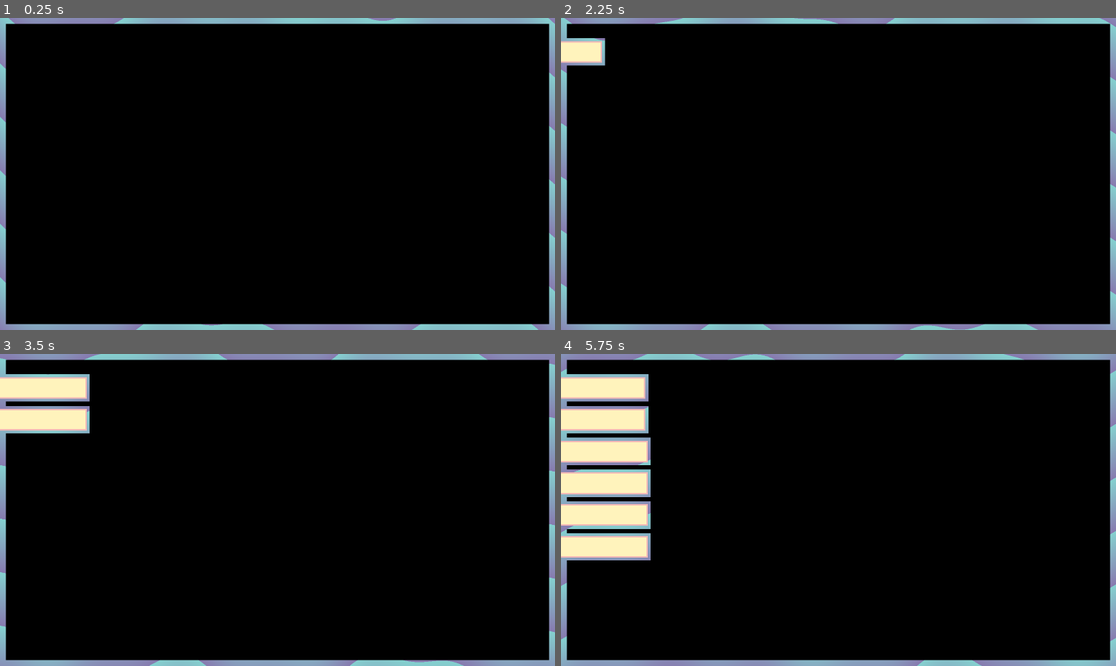
Above: before the commit, frames 1-4 (two rows, left to right).
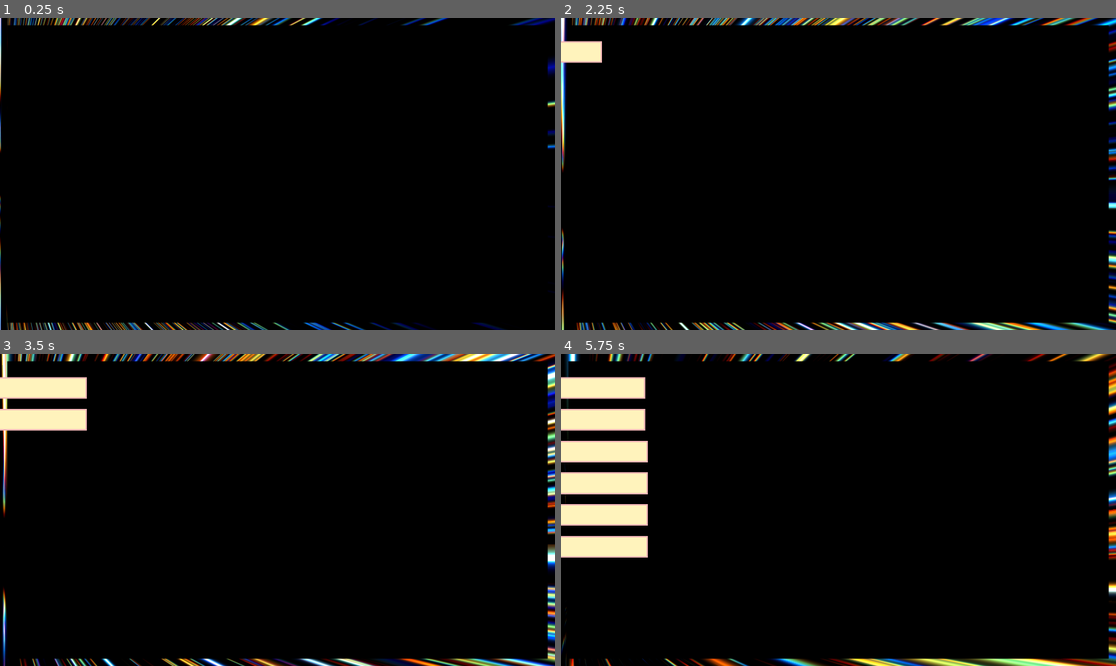
Above: after the commit, the same moments.

Repository: Daverinoe/stream-overlay
Game: Godot game, scene res://source/main.tscn
The game is run twice, just before and just after one commit, with the same random seed, the same clock (stepped at 60 frames per second) and the same inputs.
Inputs:
- Up to frame 1 (0.25 s): no input
- Up to frame 2 (2.25 s): no input
- Up to frame 3 (3.5 s): no input
- Up to frame 4 (5.75 s): no input

The runs differ from the first frame. In frame 1, 6.5% of the frame differs, in the area x 0-100%, y 0-100%; in frame 2, 7.0%; in frame 3, 7.5%; in frame 4, 8.3%.

Commit message:
Change outline shader to starscape instead of velopswirl

Diff:
--- a/overlay/source/main.gd
+++ b/overlay/source/main.gd
@@ -1,4 +1,4 @@
-extends Node2D
+extends Control
 
 # Const variables
 
--- a/overlay/source/main.gdshader
+++ b/overlay/source/main.gdshader
@@ -1,108 +1,51 @@
 shader_type canvas_item;
 
-uniform float border_size = 10.0;
-uniform vec4 color_a: hint_color;
-uniform vec4 color_b: hint_color;
+uniform sampler2D NOISE;
+uniform float intermission;
+
+uniform float speedAdjustment = 8.0;
+
+uniform float border = 25.0;
+
+vec4 Noise(vec2 x){
+	return texture(NOISE, (vec2(x)+0.5) /256.0, -100.0 );
+}
+
+void fragment(){
+	vec2 borderv = vec2(border/1920.0, border/1080.0);
+	vec2 iResolution = 1.0 / SCREEN_PIXEL_SIZE;
+
+	if (UV.x < borderv.x || UV.x > 1.0 - borderv.x || UV.y < borderv.y || UV.y > 1.0 - borderv.y){
+
+		vec3 ray;
+		ray.xy = 2.0 * (FRAGCOORD.xy - iResolution.xy * .5) / iResolution.x + vec2(cos(TIME / 20.0) * 2.0, sin(TIME / 20.0) * 2.0) * intermission;
+		ray.z = 1.0;
+
+		float offset = TIME / speedAdjustment;
+		float speed2 = (cos(offset) + 1.0) * 2.0;
+		float speed = speed2 + 0.1;
+	//	offset += sin(offset) * 0.96;
+		offset *= 2.0;
 
 
-bool in_rect(vec2 p, vec2 tl, vec2 br)
-{
-	return p.x >= tl.x && p.x <= br.x && p.y >= tl.y && p.y <= br.y;
+		vec3 col = vec3(0);
+
+		vec3 stp = ray / max(abs(ray.x),abs(ray.y));
+
+		vec3 pos = 2.0 * stp + 0.5;
+		for ( int i=0; i < 20; i++ )
+		{
+			float z = float(Noise(vec2(pos.xy)).x);
+			z = fract(z - offset);
+			float d = 50.0 * z - pos.z;
+			float w = pow(max(0.0, 1.0 - 8.0 * length(fract(pos.xy) - 0.5)), 2.0);
+			vec3 c = max(vec3(0), vec3(1.0 - abs(d + speed2 * .5) / speed, 1.0 - abs(d) / speed, 1.0 - abs(d - speed2 * 0.5) / speed));
+			col += 1.5 * (1.0 - z) * c * w;
+			pos += stp;
+		}
+
+		COLOR = vec4(col, 1.0);
+	} else {
+		COLOR = vec4(0.0);
+	}
 }
-
-
-bool is_border(vec2 p, vec2 s, sampler2D t)
-{
-	vec2 bsv = vec2(border_size * 2.0, border_size * 2.0);
-
-	if (!in_rect(p, bsv, s - bsv))
-	{
-		return true;
-	}
-
-	for (float y = -1.0; y <= 1.0; y += 1.0)
-	{
-		for (float x = -1.0; x <= 1.0; x += 1.0)
-		{
-			if ( x == y && x == 0.0)
-			{
-				continue;
-			}
-
-			vec2 cp = p + vec2(x, y) * border_size;
-			vec2 cpuv = cp / s;
-			vec4 cc = texture(t, cpuv);
-
-			if (cc.a != 0.0)
-			{
-				return true;
-			}
-		}
-	}
-
-	return false;
-}
-
-
-
-vec4 blended_color(float val)
-{
-	vec4 delta = color_b - color_a;
-	return color_a + delta * clamp(val, 0.0, 1.0);
-}
-
-
-float fmod(float a, float b)
-{
-	return (a - b * floor(a / b));
-}
-
-
-vec2 texture_size(sampler2D tex)
-{
-	ivec2 size = textureSize(tex, 0);
-	return vec2(
-		float(size.x),
-		float(size.y)
-	);
-}
-
-
-float wave(vec2 position, vec2 direction, float speed, float frequency)
-{
-	vec2 offset_position = position + direction * TIME * speed;
-	return offset_position.y / frequency + sin(offset_position.x / frequency);
-}
-
-
-vec4 color(vec2 position)
-{
-	float val = 0.0;
-
-	val += wave(position, vec2(-1.0, 1.0), 50.0, 100.0);
-	val += wave(position, vec2(-1.0, 0.0), 25.0, 50.0);
-	val += wave(position, vec2(0.5, -1.0), 10.0, 250.0);
-	val += wave(position, vec2(1.0, 0.0), 50.0, 150.0);
-	val += wave(position, vec2(1.0, 0.0), 50.0, 150.0);
-	val += wave(position, vec2(1.0, 0.0), 50.0, 150.0);
-
-	float m = 10.0;
-	val = fmod(val, m) / m;
-
-	return blended_color(val);
-}
-
-
-void fragment()
-{
-	vec4 c = texture(TEXTURE, UV);
-	vec2 s = vec2(1920.0, 1080.0);
-	vec2 p = UV * s;
-
-	if (c.a == 0.0 && is_border(p, s, TEXTURE))
-	{
-		c = color(p);
-	}
-
-	COLOR = c;
-}
--- a/overlay/source/main.tscn
+++ b/overlay/source/main.tscn
@@ -1,27 +1,39 @@
-[gd_scene load_steps=4 format=2]
+[gd_scene load_steps=7 format=2]
 
 [ext_resource path="res://source/main.gd" type="Script" id=1]
 [ext_resource path="res://source/main.gdshader" type="Shader" id=2]
 
+[sub_resource type="OpenSimplexNoise" id=2]
+seed = 888
+octaves = 9
+period = 0.1
+persistence = 0.0
+lacunarity = 0.1
+
+[sub_resource type="NoiseTexture" id=3]
+seamless = true
+as_normalmap = true
+bump_strength = 32.0
+noise = SubResource( 2 )
+
 [sub_resource type="ShaderMaterial" id=1]
 shader = ExtResource( 2 )
-shader_param/border_size = 10.0
-shader_param/color_a = Color( 0.533333, 0.482353, 0.690196, 1 )
-shader_param/color_b = Color( 0.521569, 0.823529, 0.815686, 1 )
+shader_param/intermission = 0.5
+shader_param/speedAdjustment = 24.0
+shader_param/border = 25.0
+shader_param/NOISE = SubResource( 3 )
 
-[node name="main" type="ViewportContainer"]
+[sub_resource type="ImageTexture" id=4]
+size = Vector2( 1, 1 )
+
+[node name="main" type="Control"]
+anchor_right = 1.0
+anchor_bottom = 1.0
+script = ExtResource( 1 )
+
+[node name="main" type="TextureRect" parent="."]
 material = SubResource( 1 )
-margin_right = 1920.0
-margin_bottom = 1080.0
-__meta__ = {
-"_edit_use_anchors_": false
-}
-
-[node name="viewport" type="Viewport" parent="."]
-size = Vector2( 1920, 1080 )
-transparent_bg = true
-handle_input_locally = false
-render_target_update_mode = 3
-
-[node name="main" type="Node2D" parent="viewport"]
-script = ExtResource( 1 )
+anchor_right = 1.0
+anchor_bottom = 1.0
+texture = SubResource( 4 )
+expand = true
